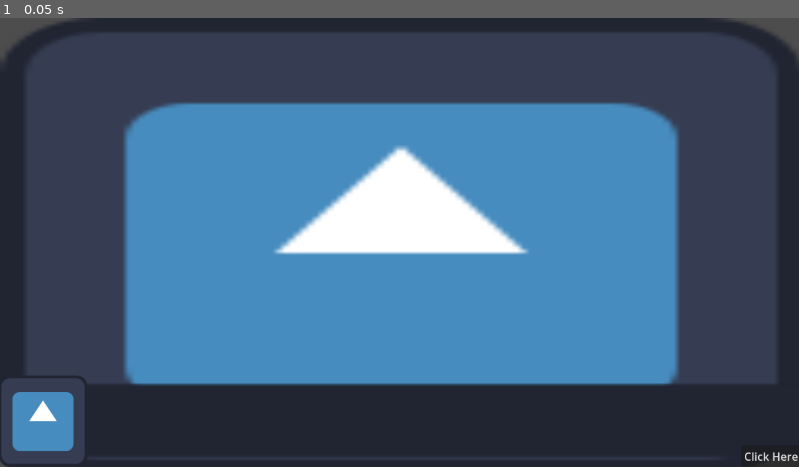
Above: before the commit, frame 1.
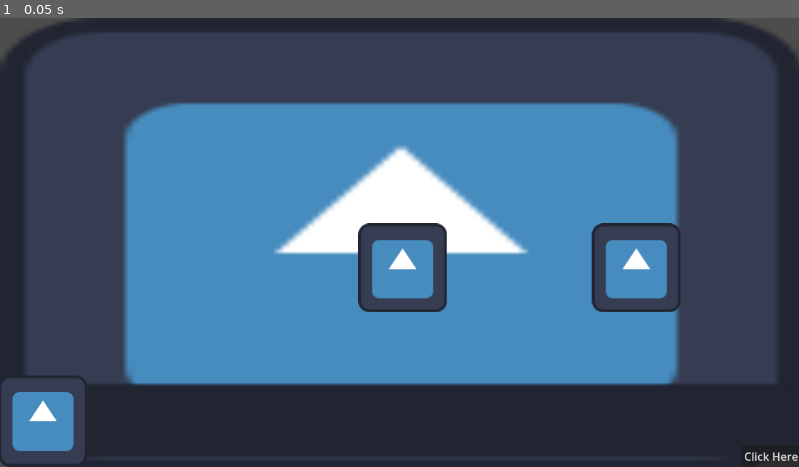
Above: after the commit, the same moment.

Repository: Ron-Sungcang/GameJam2026
Game: Godot game, scene res://scenes/combat_scene_control.tscn
Same seed, same stepped clock (60 frames per second), same inputs: the game is played once before the commit and once after it. The engine's default icon, where the game draws it, is replaced by a stand-in: a white triangle on a blue panel in a dark square.
Inputs:
- Up to frame 1 (0.05 s): no input

The runs differ from the first frame. In frame 1, 2.8% of the frame differs, in the area x 44-86%, y 45-66%.

Commit message:
Able to spawn multiple enemies

Diff:
--- a/project.godot
+++ b/project.godot
@@ -15,6 +15,10 @@
 config/features=PackedStringArray("4.5", "Forward Plus")
 config/icon="res://assets/icon.svg"
 
+[autoload]
+
+UnitManagerTestScene="*res://scripts/units/unit_manager_test_scene.tscn"
+
 [dotnet]
 
 project/assembly_name="gamejam"
--- a/scenes/combat_scene_control.tscn
+++ b/scenes/combat_scene_control.tscn
@@ -9,9 +9,7 @@
 texture_margin_left = 1071.0
 texture_margin_top = 101.0
 
-[sub_resource type="StyleBoxEmpty" id="StyleBoxEmpty_l3f4b"]
-
-[node name="CombatScene" type="Control" node_paths=PackedStringArray("ui")]
+[node name="CombatScene" type="Control" node_paths=PackedStringArray("ui", "player_position", "enemy_positions")]
 layout_mode = 3
 anchors_preset = 15
 anchor_right = 1.0
@@ -21,6 +19,8 @@
 mouse_filter = 2
 script = ExtResource("1_pa0fl")
 ui = NodePath("CombatUI/CombatControl")
+player_position = NodePath("CombatUI/PlayerPosition")
+enemy_positions = NodePath("CombatUI/EnemyPositions")
 
 [node name="Background" type="TextureRect" parent="."]
 z_index = -2
@@ -68,22 +68,20 @@
 layout_mode = 2
 text = "Click Here"
 
+[node name="PlayerPosition" type="HBoxContainer" parent="CombatUI"]
+anchors_preset = -1
+anchor_top = 0.3
+anchor_right = 0.3
+anchor_bottom = 0.815
+alignment = 1
+
 [node name="EnemyPositions" type="HBoxContainer" parent="CombatUI"]
 anchors_preset = -1
 anchor_left = 0.3
-anchor_top = 0.2
+anchor_top = 0.3
 anchor_right = 1.0
 anchor_bottom = 0.815
 grow_horizontal = 2
 grow_vertical = 2
 mouse_filter = 2
-
-[node name="PartyPosition" type="PanelContainer" parent="CombatUI"]
-anchors_preset = -1
-anchor_top = 0.2
-anchor_right = 0.3
-anchor_bottom = 0.815
-grow_horizontal = 2
-grow_vertical = 2
-mouse_filter = 2
-theme_override_styles/panel = SubResource("StyleBoxEmpty_l3f4b")
+alignment = 1
--- a/scenes/units/enemies/test_enemy/test_enemy_res.tres
+++ b/scenes/units/enemies/test_enemy/test_enemy_res.tres
@@ -4,7 +4,7 @@
 [ext_resource type="Script" uid="uid://cenybi56dj8sx" path="res://scripts/units/enemy/enemy_res.gd" id="2_8a4cu"]
 [ext_resource type="Resource" uid="uid://b8780vao3bewl" path="res://entities/actions/enemy_skills/test_enemy_skills/test_enemy_action_res.tres" id="2_hyqj6"]
 [ext_resource type="Texture2D" uid="uid://bumh5if4xovdf" path="res://assets/icon.svg" id="3_8a4cu"]
-[ext_resource type="PackedScene" uid="uid://dqshuv2yxrdp6" path="res://scenes/units/enemies/test_enemy/test_enemy.tscn" id="3_eocke"]
+[ext_resource type="PackedScene" uid="uid://bhypg73qqaabj" path="res://scenes/units/enemies/test_enemy/test_enemy_scene.tscn" id="4_hyqj6"]
 
 [resource]
 script = ExtResource("2_8a4cu")
@@ -14,5 +14,5 @@
 unit_attack = 3
 unit_min_speed = 1
 unit_max_speed = 3
-unit_scene = ExtResource("3_eocke")
+unit_scene = ExtResource("4_hyqj6")
 unit_texture = ExtResource("3_8a4cu")
--- /dev/null
+++ b/scenes/units/enemies/test_enemy/test_enemy_scene.tscn
@@ -0,0 +1,23 @@
+[gd_scene load_steps=3 format=3 uid="uid://bhypg73qqaabj"]
+
+[ext_resource type="Script" uid="uid://cp6xit4xxgsum" path="res://scripts/units/enemy/enemy_unit.gd" id="1_v767m"]
+[ext_resource type="Texture2D" uid="uid://bumh5if4xovdf" path="res://assets/icon.svg" id="2_1rtoh"]
+
+[node name="TestEnemyScene" type="Control" node_paths=PackedStringArray("unit_sprite")]
+layout_mode = 3
+anchors_preset = 15
+anchor_right = 1.0
+anchor_bottom = 1.0
+grow_horizontal = 2
+grow_vertical = 2
+size_flags_vertical = 4
+script = ExtResource("1_v767m")
+unit_sprite = NodePath("EnemySprite")
+
+[node name="EnemySprite" type="TextureRect" parent="."]
+layout_mode = 0
+offset_right = 40.0
+offset_bottom = 40.0
+texture = ExtResource("2_1rtoh")
+expand_mode = 2
+stretch_mode = 3
--- a/scripts/combat/combat_manager.gd
+++ b/scripts/combat/combat_manager.gd
@@ -12,6 +12,8 @@
 var curr_state: CombatState
 
 @export var ui: combat_ui
+@export var player_position: HBoxContainer
+@export var enemy_positions: HBoxContainer
 
 # Called when the node enters the scene tree for the first time.
 func _ready() -> void:
@@ -41,13 +43,26 @@
 			end_turn()
 
 func enter_combat() -> void:
+	UnitManagerTestScene.load_enemy_res()
+
 	ui.disable_user_ui()
 	ui.set_button_action(complete_player_action)
+
+	set_enemy_starting_position()
+
 	print("Entering combat")
 
 	#TODO: Actions when entering combat, getting stage info such as units involved in combat
 
 	change_state(CombatState.START_COMBAT)
+
+func set_enemy_starting_position() -> void:
+	if UnitManagerTestScene.enemy_units == null:
+		print("UnitManager has an empty array of enemy units")
+		return
+
+	for enemy in UnitManagerTestScene.enemy_units:
+		enemy.unit_sprite.reparent(enemy_positions, false)
 
 func complete_player_action() -> void:
 	if(curr_state != CombatState.PLAYER_INPUTS):
--- a/scripts/combat/combat_ui/combat_ui.gd
+++ b/scripts/combat/combat_ui/combat_ui.gd
@@ -8,7 +8,6 @@
 # Called when the node enters the scene tree for the first time.
 func _ready() -> void:
 	pass # Replace with function body.
-
 
 # Called every frame. 'delta' is the elapsed time since the previous frame.
 #func _process(delta: float) -> void:
--- a/scripts/units/enemy/enemy_unit.gd
+++ b/scripts/units/enemy/enemy_unit.gd
@@ -1,10 +1,12 @@
 extends Node
+
+class_name enemy_unit
 
 var enemy_resource: enemy_res
 var current_hp: int
 var enemy_skills: Array[enemy_action]
 
-@export var unit_sprite: Sprite2D
+@export var unit_sprite: TextureRect
 
 # Called when the node enters the scene tree for the first time.
 func _ready() -> void:
--- a/scripts/units/unit_manager.gd
+++ b/scripts/units/unit_manager.gd
@@ -1,7 +1,11 @@
 extends Node
 
+#Unit manager is in charge of global commands relating to unit between different scenes
+
 #Array of units
-@export var enemy_units: Array[enemy_res] #Exported for now, but later will get enemy count from stage
+@export var enemy_units_res: Array[enemy_res] #Exported for now, but later will get enemy count from stage
+
+var enemy_units: Array[enemy_unit]
 
 # Called when the node enters the scene tree for the first time.
 func _ready() -> void:
@@ -11,3 +15,8 @@
 # Called every frame. 'delta' is the elapsed time since the previous frame.
 #func _process(delta: float) -> void:
 #	pass
+
+func load_enemy_res() -> void:
+	for res in enemy_units_res:
+		var load_res = res.unit_scene.instantiate() as enemy_unit
+		enemy_units.append(load_res)
--- /dev/null
+++ b/scripts/units/unit_manager_test_scene.tscn
@@ -0,0 +1,15 @@
+[gd_scene load_steps=4 format=3 uid="uid://cfk8mrlma215q"]
+
+[ext_resource type="Script" uid="uid://daaq77alxbatg" path="res://scripts/units/unit_manager.gd" id="1_0fp1n"]
+[ext_resource type="Script" uid="uid://cenybi56dj8sx" path="res://scripts/units/enemy/enemy_res.gd" id="2_07foh"]
+[ext_resource type="Resource" uid="uid://d08xguqpf3h6y" path="res://scenes/units/enemies/test_enemy/test_enemy_res.tres" id="3_2rlod"]
+
+[node name="UnitManagerTestScene" type="Control"]
+layout_mode = 3
+anchors_preset = 15
+anchor_right = 1.0
+anchor_bottom = 1.0
+grow_horizontal = 2
+grow_vertical = 2
+script = ExtResource("1_0fp1n")
+enemy_units_res = Array[ExtResource("2_07foh")]([ExtResource("3_2rlod"), ExtResource("3_2rlod")])
Not shown: 1 places in scenes/combat_scene_control.tscn that only renumber resources
